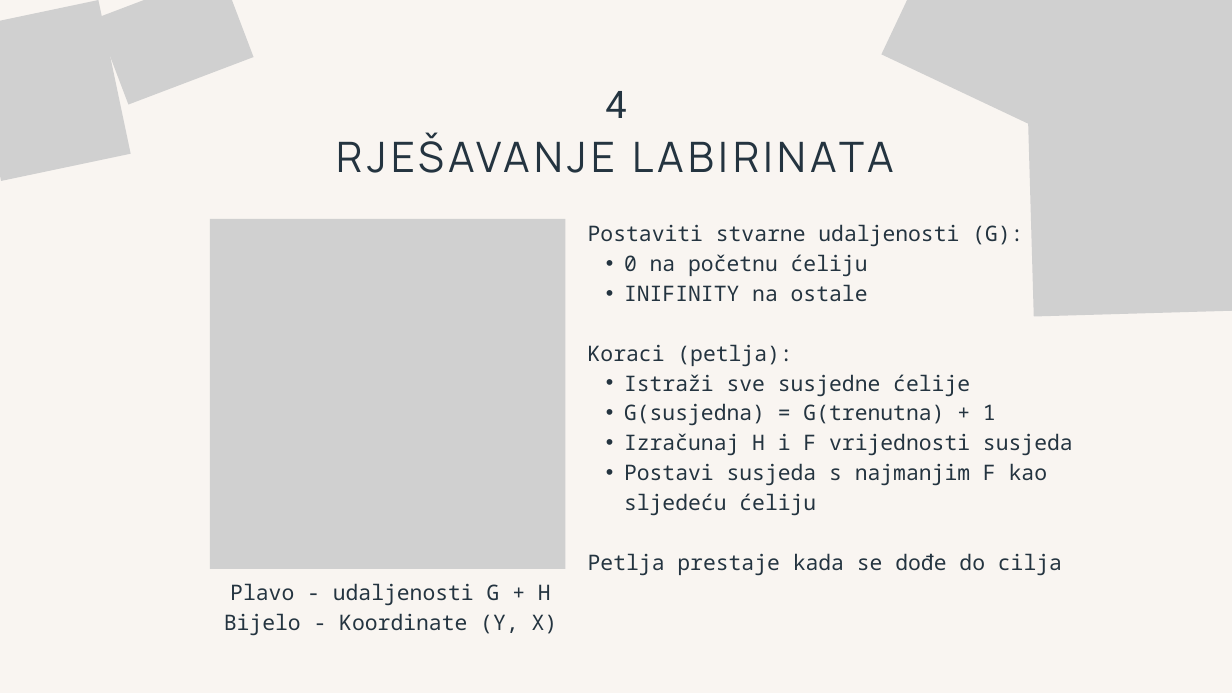
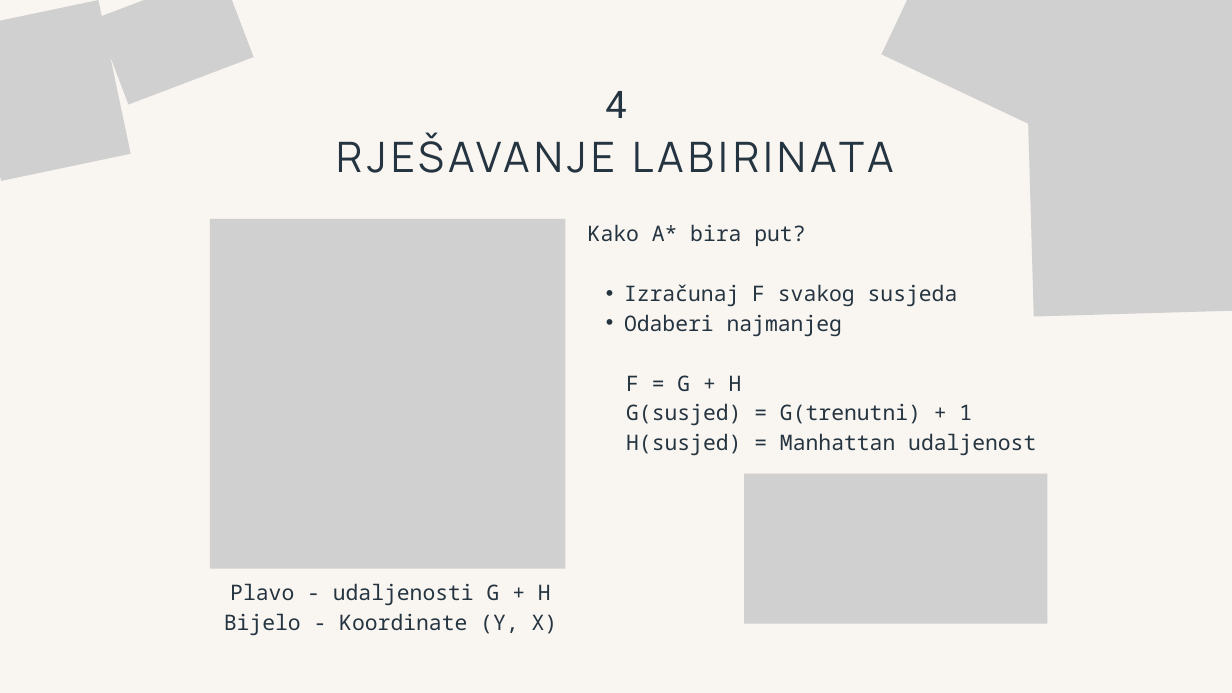
Before and after one commit to shtef21/py_maze_demo, a slide deck: slide 11 of Solving Mazes Using A Algorithm.pptx. Drawn at 1232x693 pixels with LibreOffice and Linux fonts; fonts in the diff are those of the drawing; grey boxes stand for pictures. Boxes give left, top, right and bottom in pixels: in the first picture for what was removed or moved away, otherwise in the second. Text is boxed around its words. In the diff, an @@ line names an element or a change of style, - is before the commit and + after.

Commit message:
Update presentation

```diff
--- a/Solving Mazes Using A Algorithm.pptx
+++ b/Solving Mazes Using A Algorithm.pptx
@@ text removed at bbox=[588, 224, 1073, 576] @@
-Postaviti stvarne udaljenosti (G):
-  • 0 na početnu ćeliju
-  • INIFINITY na ostale
-Koraci (petlja):
-  • Istraži sve susjedne ćelije
-  • G(susjedna) = G(trenutna) + 1
-  • Izračunaj H i F vrijednosti susjeda
-  • Postavi susjeda s najmanjim F kao sljedeću ćeliju
-Petlja prestaje kada se dođe do cilja
@@ text added at bbox=[588, 224, 1036, 456], 25 pt, text #243440 @@
+Kako A* bira put?
+  • Izračunaj F svakog susjeda
+  • Odaberi najmanjeg
+F = G + H
+G(susjed) = G(trenutni) + 1
+H(susjed) = Manhattan udaljenost
@@ picture added at bbox=[744, 474, 1047, 624] @@
```
Also in this commit, not shown: 7 other slides changed.
